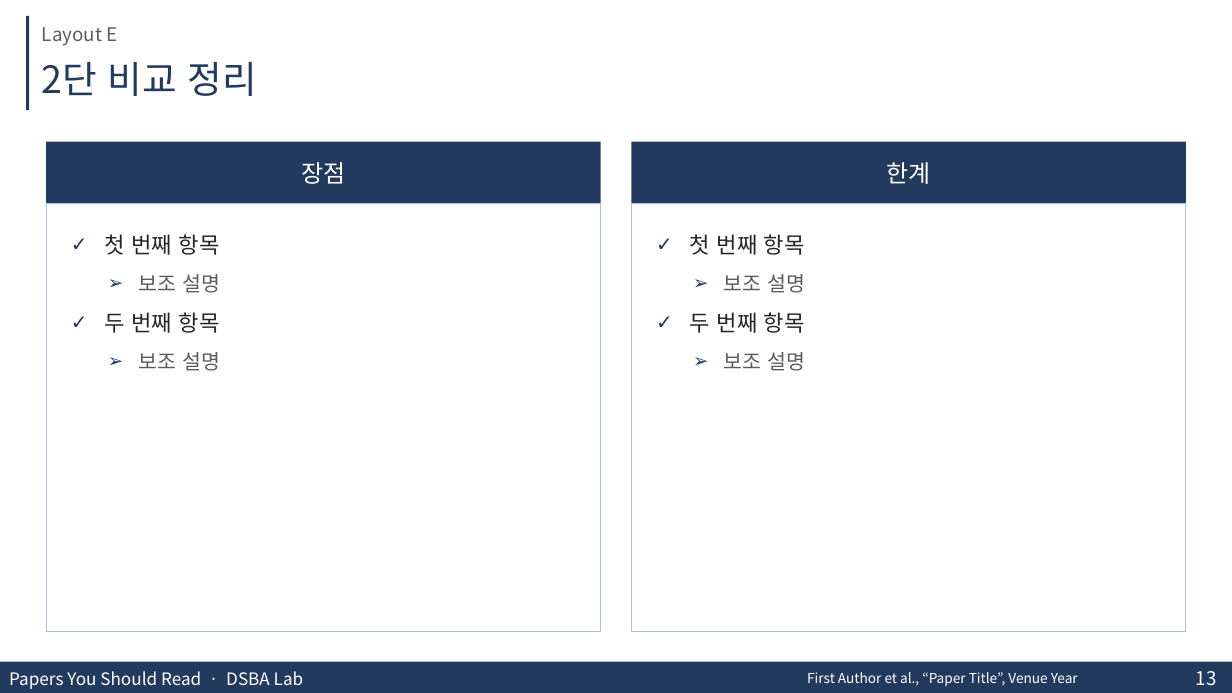
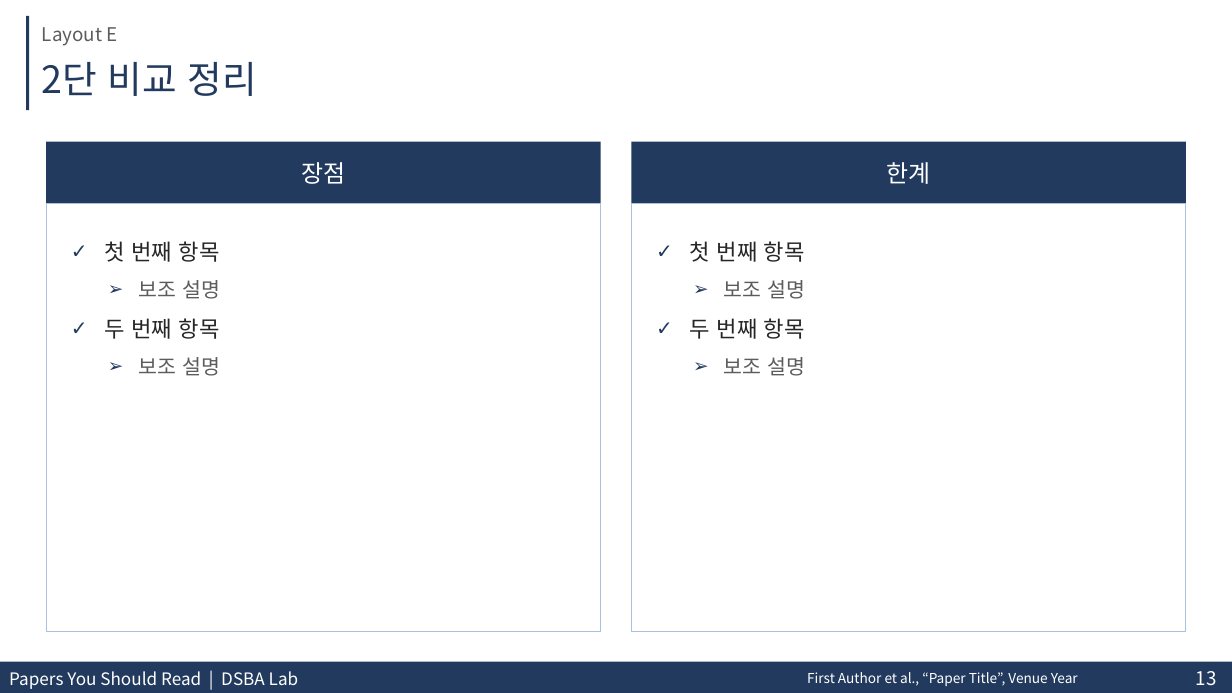
Before and after one commit to KimJaehee0725/research-slides, a slide deck: slide 13 of assets/research-slides-template.pptx. Drawn at 1232x693 pixels with LibreOffice and Linux fonts; fonts in the diff are those of the drawing; background and template pictures are left out. Boxes give left, top, right and bottom in pixels: in the first picture for what was removed or moved away, otherwise in the second. Text is boxed around its words. In the diff, an @@ line names an element or a change of style, - is before the commit and + after.

```diff
--- a/assets/research-slides-template.pptx
+++ b/assets/research-slides-template.pptx
@@ text "첫 번째 항목" at [46,203,601,631]: line spacing 1.25 to 1.5; less space between paragraphs @@
@@ text "첫 번째 항목" at [631,203,1186,631]: line spacing 1.25 to 1.5; less space between paragraphs @@
@@ text at [9,671,299,689]: text changed @@
-Papers You Should Read · DSBA Lab
+Papers You Should Read | DSBA Lab
```
Also in this commit, not shown: 15 other slides changed, 10 other files.
